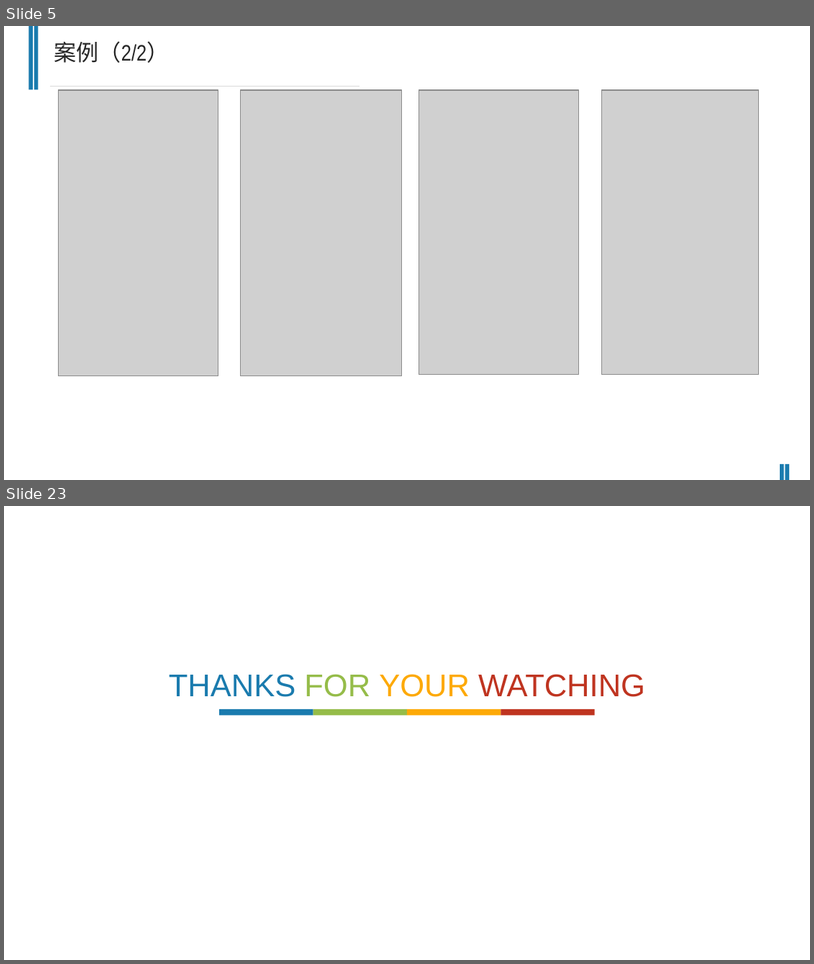
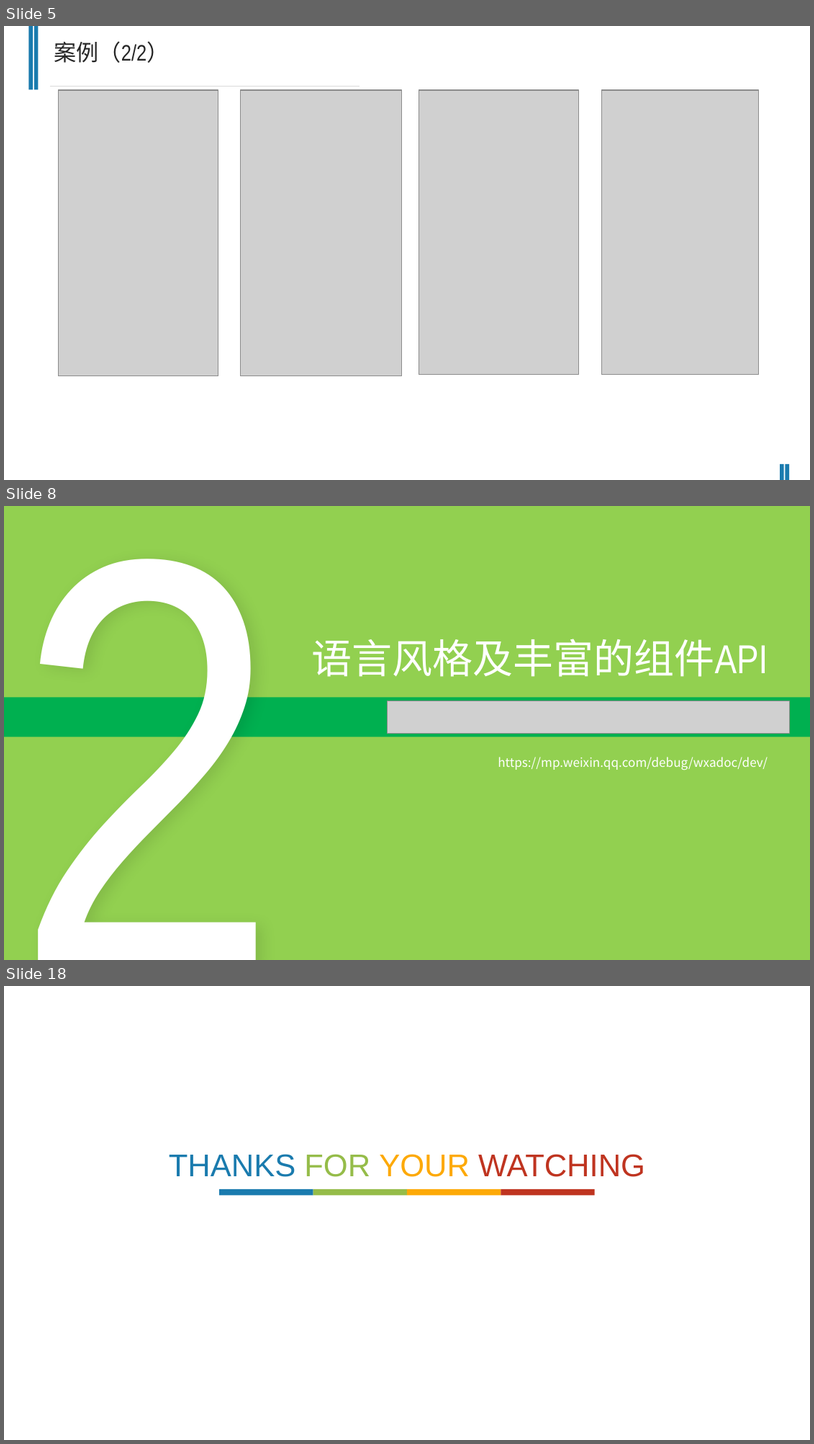
Before and after one commit to chanchunlei/weChat, a slide deck: ccl.pptx. Shown one above the other, each under a label of ours: slides 5 and 23 before the commit, slides 5, 8 and 18 after it; the slides between them are not shown. The pictures are 814x964 and 814x1444 pixels, drawn with LibreOffice and Linux fonts; fonts in the diff are those of the drawing; grey boxes stand for pictures. Boxes give left, top, right and bottom in pixels: in the first picture for what was removed or moved away, otherwise in the second. Text is boxed around its words. In the diff, an @@ line names an element or a change of style, - is before the commit and + after.

```diff
--- a/ccl.pptx
+++ b/ccl.pptx
@@ slide 8 added at bbox=[4, 506, 810, 960], background #92D050 @@
@@ text added at bbox=[6, 506, 318, 960], 520 pt, text #FFFFFF @@
+2
@@ text added at bbox=[312, 638, 769, 677], 36 pt, text #FFFFFF @@
+语言风格及丰富的组件API
@@ rectangle added at bbox=[4, 697, 810, 736], fill #00B050 @@
@@ picture added at bbox=[387, 700, 790, 734] @@
@@ text added at bbox=[498, 757, 768, 770], 11 pt, text #FFFFFF @@
+https://mp.weixin.qq.com/debug/wxadoc/dev/
@@ what was slide 23 is now slide 18 @@
```
Also in this commit, not shown: 3 slides changed, 9 other slides added, 16 slides removed.
